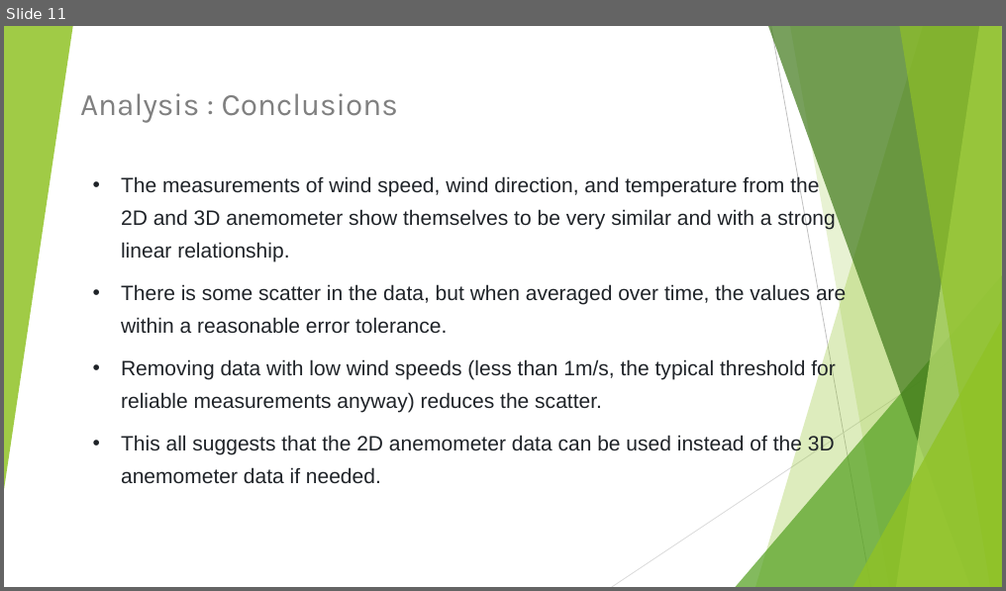
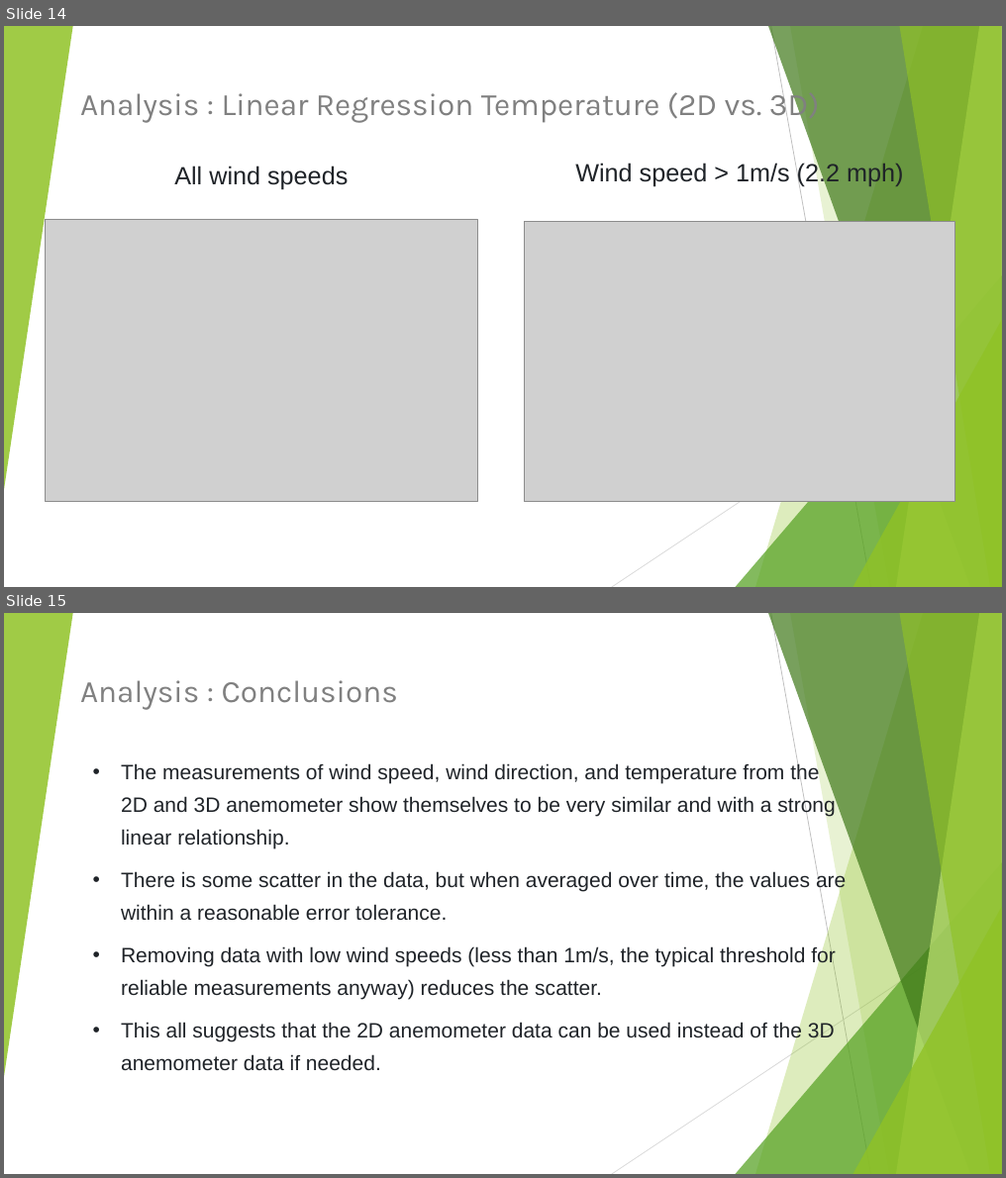
Before and after one commit to sabegg2/Project3, a slide deck: presentation/Project3PowerPoint.pptx. Shown one above the other, each under a label of ours: slide 11 before the commit, slides 14 and 15 after it. The pictures are 1006x591 and 1006x1178 pixels, drawn with LibreOffice and Linux fonts; fonts in the diff are those of the drawing; grey boxes stand for pictures; background and template pictures are left out. Boxes give left, top, right and bottom in pixels: in the first picture for what was removed or moved away, otherwise in the second. Text is boxed around its words. In the diff, an @@ line names an element or a change of style, - is before the commit and + after.

```diff
--- a/presentation/Project3PowerPoint.pptx
+++ b/presentation/Project3PowerPoint.pptx
@@ slide 14 added at [4, 26, 1002, 587], background picture (left out); not listed: 10 template elements that a slide beside it also shows @@
@@ subtitle added at [80, 87, 820, 123], 30 pt, text #808080 @@
+Analysis : Linear Regression Temperature (2D vs. 3D)
@@ text added at [174, 166, 348, 190], 24 pt, text #1F2328 @@
+All wind speeds
@@ text added at [575, 162, 903, 187], 24 pt, text #1F2328 @@
+Wind speed > 1m/s (2.2 mph)
@@ picture added at [46, 219, 478, 502] @@
@@ picture added at [525, 222, 955, 503] @@
@@ what was slide 11 is now slide 15 @@
```
Also in this commit, not shown: 1 slide changed, 4 other slides added, 1 slide removed, 1 other file.
